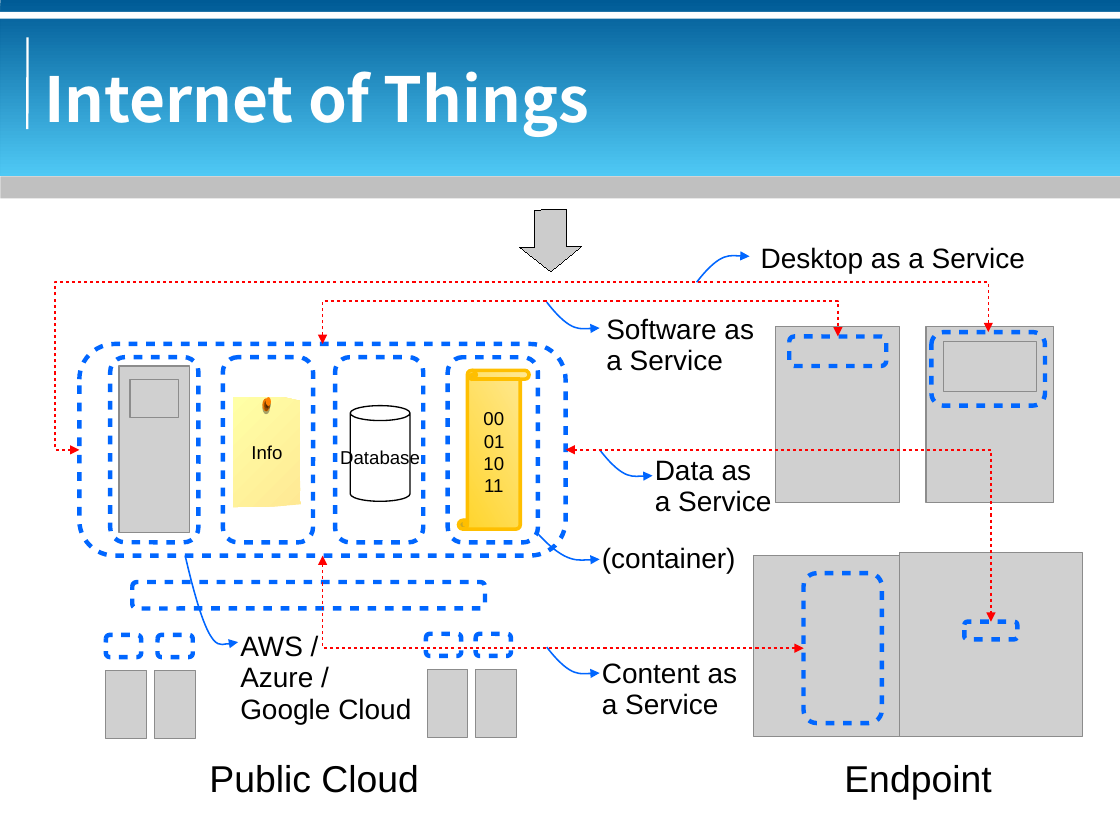
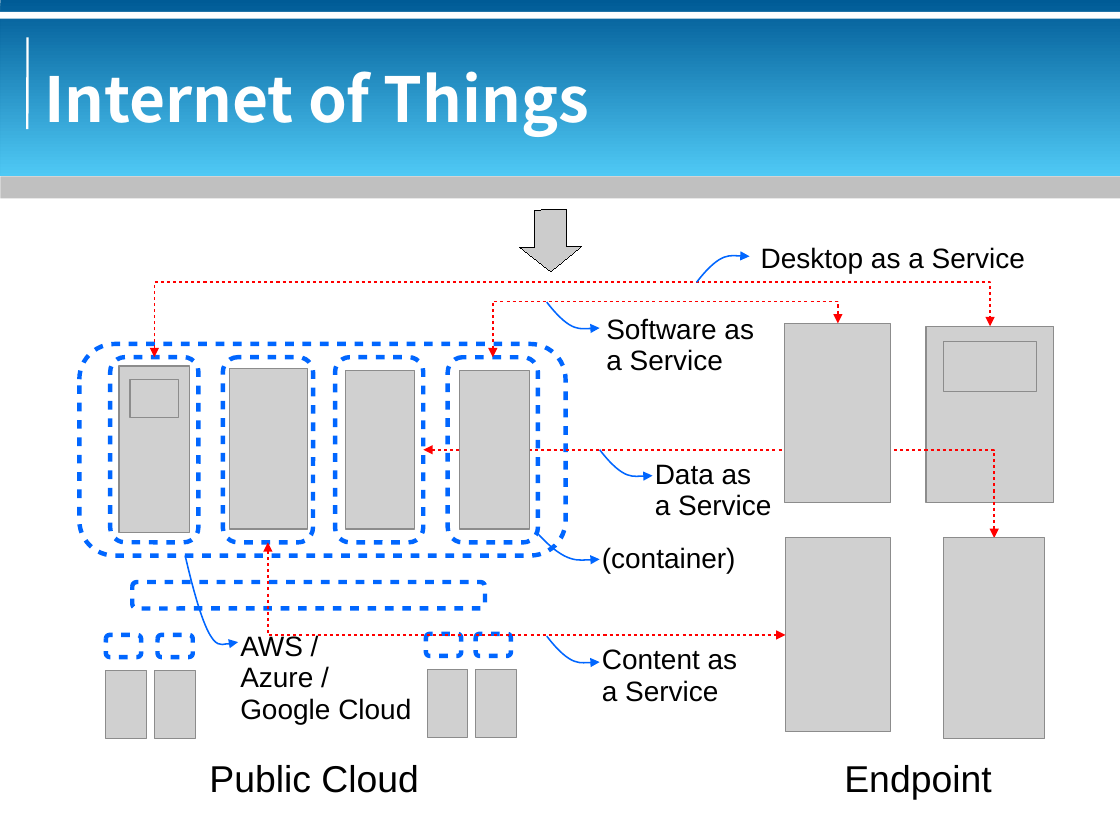
Before and after one commit to bluebat/.presentations, a slide deck: slide 9 of vdi-historical-overview.odp. Drawn at 1120x840 pixels with LibreOffice and Linux fonts; fonts in the diff are those of the drawing; grey boxes stand for pictures; background and template pictures are left out. Boxes give left, top, right and bottom in pixels: in the first picture for what was removed or moved away, otherwise in the second. Text is boxed around its words. In the diff, an @@ line names an element or a change of style, - is before the commit and + after.

```diff
--- a/vdi-historical-overview.odp
+++ b/vdi-historical-overview.odp
@@ elbow double arrow removed from (80, 450) to (988, 332) @@
@@ elbow double arrow moved from (323, 344) - (838, 336) to (155, 357) - (990, 326) @@
@@ elbow double arrow added from (493, 357) to (838, 324), #FF0000 0.99 pt @@
@@ picture: place and size @@
-picture at [775, 326, 899, 502]
+picture at [785, 324, 890, 503]
@@ rounded rectangle removed at [790, 336, 887, 365] @@
@@ rounded rectangle removed at [932, 332, 1045, 405] @@
@@ picture added at [230, 368, 308, 529] @@
@@ picture added at [346, 371, 414, 530] @@
@@ vertical scroll removed at [458, 371, 529, 530] @@
-00011011
@@ picture added at [459, 371, 529, 530] @@
@@ group removed at [233, 398, 300, 507]: 3 ellipses, 1 freeform shape @@
-Info
@@ cylinder removed at [351, 405, 410, 501] @@
-Database
@@ elbow double arrow moved from (566, 450) - (991, 622) to (423, 450) - (995, 538) @@
@@ text "Data as": place and size @@
-text "Data as" at [655, 460, 771, 512]
+text "Data as" at [655, 464, 771, 516]
@@ picture: place and size @@
-picture at [754, 556, 935, 737]
+picture at [785, 538, 890, 731]
@@ picture: place and size @@
-picture at [899, 553, 1083, 737]
+picture at [944, 538, 1045, 738]
@@ elbow double arrow moved from (323, 556) - (804, 648) to (268, 542) - (785, 635) @@
@@ freeform shape removed at [803, 573, 881, 724] @@
@@ rounded rectangle removed at [964, 622, 1017, 640] @@
@@ freeform shape: place and size @@
-freeform shape at [547, 647, 599, 674]
+freeform shape at [547, 636, 599, 663]
@@ text "Content as": place and size @@
-text "Content as" at [602, 663, 738, 715]
+text "Content as" at [602, 649, 738, 702]
```
Also in this commit, not shown: 3 other slides changed, 1 slide added, 1 slide removed.
